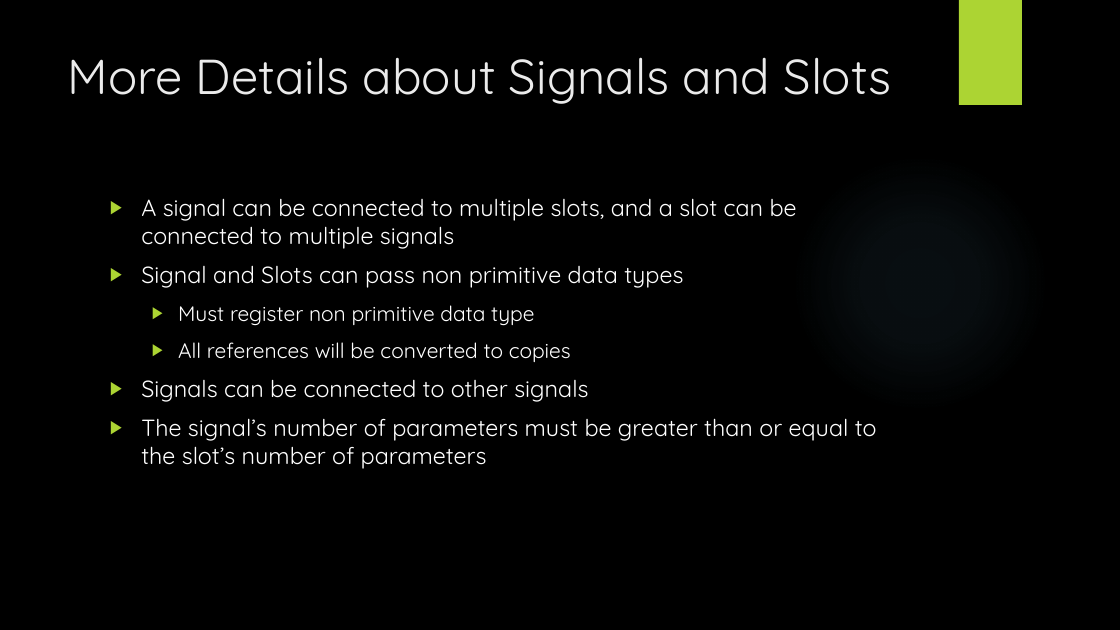
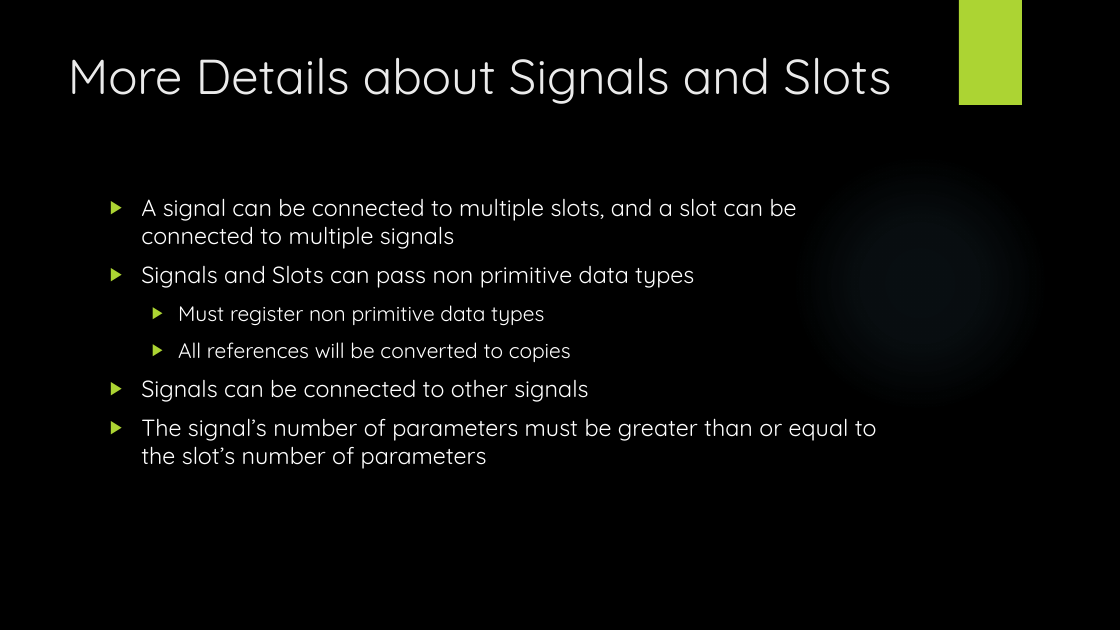
Before and after one commit to tylertrephan/qt-multithreading-tutorial, a slide deck: slide 23 of MultithreadingWithQt.pptx. Drawn at 1120x630 pixels with LibreOffice and Linux fonts; fonts in the diff are those of the drawing; background and template pictures are left out. Boxes give left, top, right and bottom in pixels: in the first picture for what was removed or moved away, otherwise in the second. Text is boxed around its words. In the diff, an @@ line names an element or a change of style, - is before the commit and + after.

```diff
--- a/MultithreadingWithQt.pptx
+++ b/MultithreadingWithQt.pptx
@@ text at [141,266,694,326]: text changed @@
-▶ Signal and Slots can pass non primitive data types
-  ▶ Must register non primitive data type
+▶ Signals and Slots can pass non primitive data types
+  ▶ Must register non primitive data types
```
Also in this commit, not shown: 9 other slides changed.
